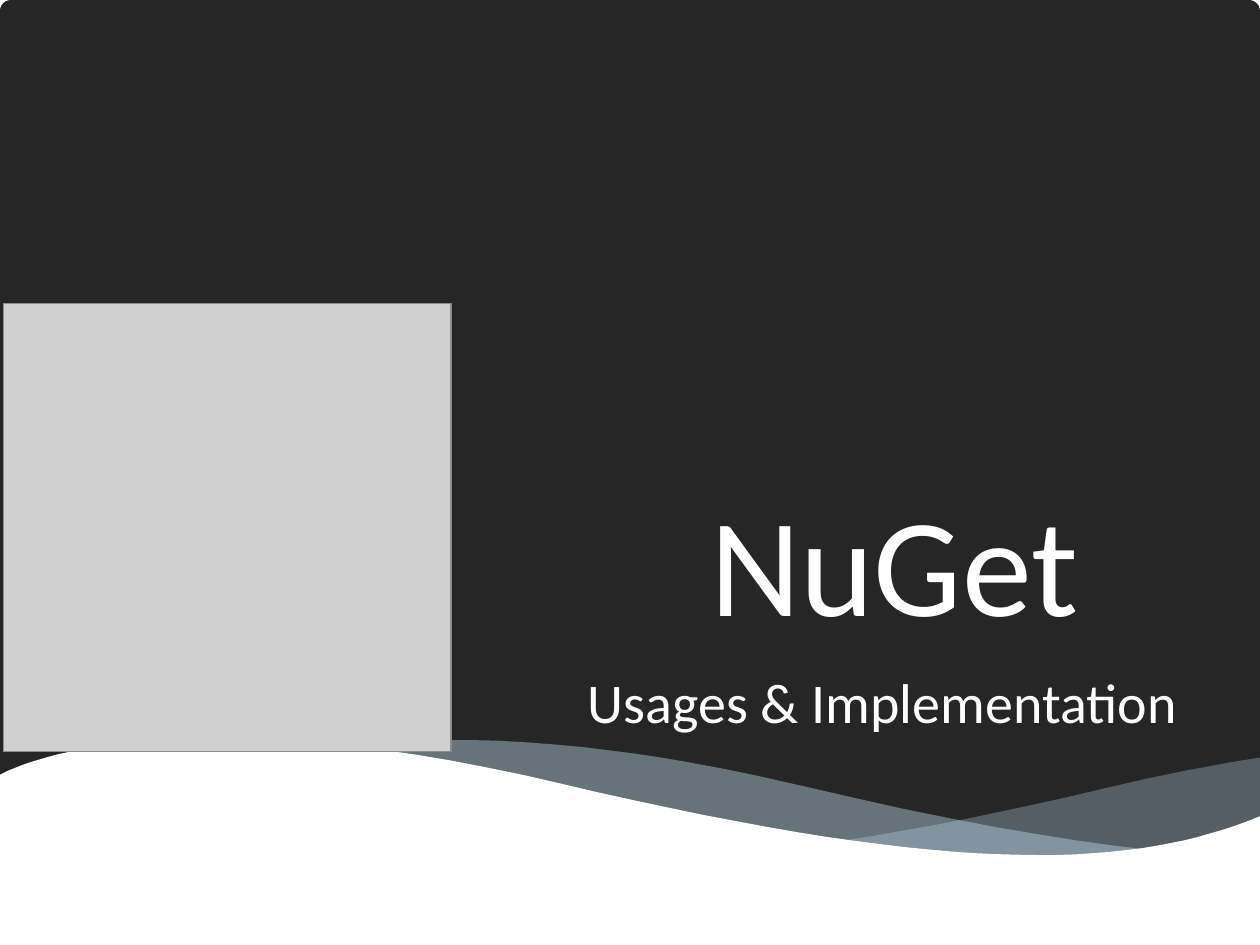
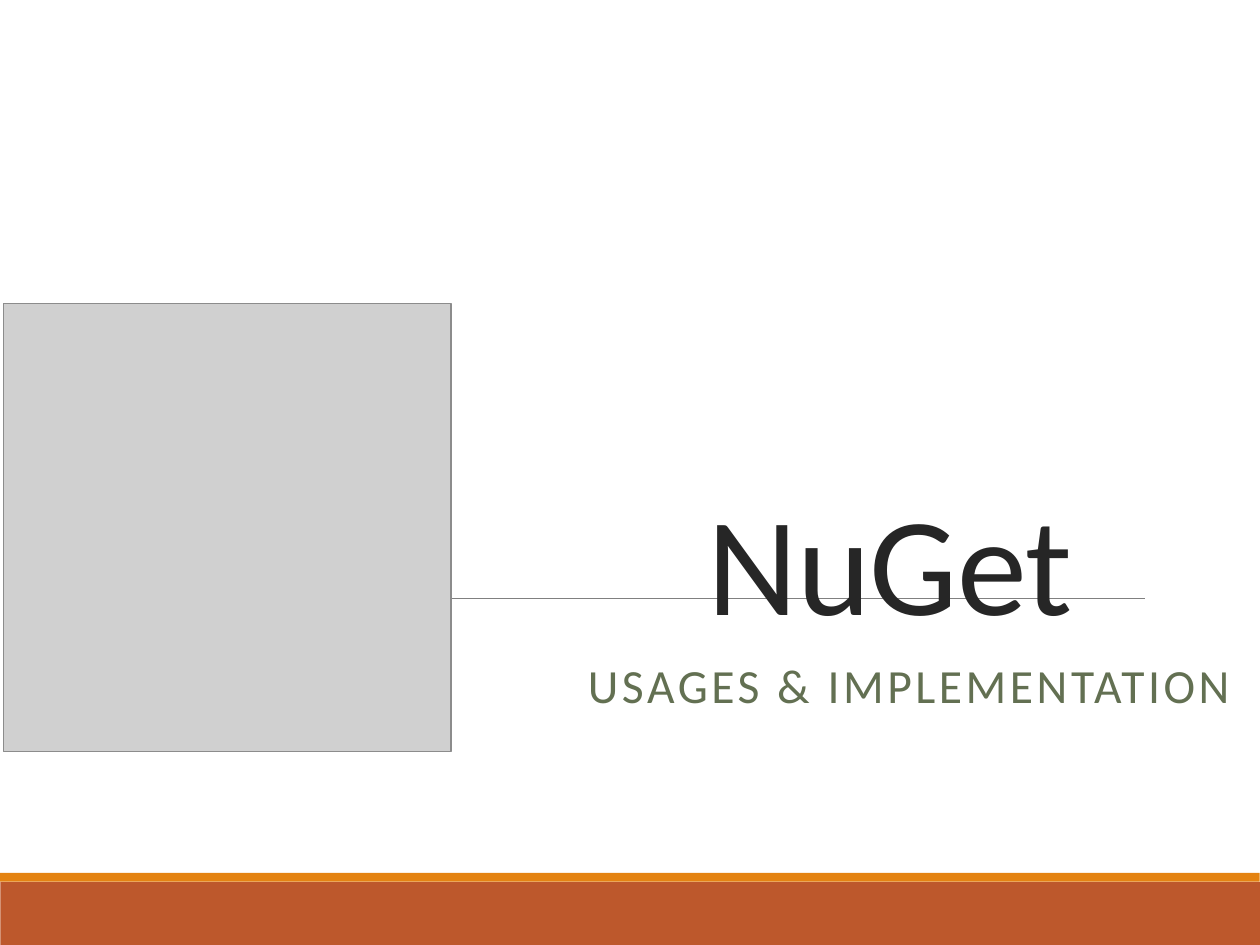
Before and after one commit to jsjodha/DevOpsFullDayTraining, a slide deck: slide 1 of PPTS/3. Package management with Nuget.pptx. Drawn at 1260x945 pixels with LibreOffice and Linux fonts; fonts in the diff are those of the drawing; grey boxes stand for pictures. Boxes give left, top, right and bottom in pixels: in the first picture for what was removed or moved away, otherwise in the second. Text is boxed around its words. In the diff, an @@ line names an element or a change of style, - is before the commit and + after.

```diff
--- a/PPTS/3. Package management with Nuget.pptx
+++ b/PPTS/3. Package management with Nuget.pptx
@@ rounded rectangle removed at [0, 0, 1260, 863] @@
@@ title "NuGet" at [708, 524, 1073, 616]: text colour #FFFFFF to #262626, letter spacing 0 to -0.5 pt; line spacing 1 to 0.85 @@
@@ line added from (125, 598) to (1145, 598), #808080 0.5 pt @@
@@ subtitle at [588, 672, 1230, 704]: text changed; size 32 to 27.2 pt; text colour #FFFFFF to #637052 @@
-Usages & Implementation
+USAGES & IMPLEMENTATION
@@ freeform shape removed at [0, 738, 1260, 922] @@
@@ freeform shape removed at [348, 740, 1149, 857] @@
@@ freeform shape removed at [844, 757, 1260, 856] @@
@@ rectangle added at [0, 882, 1260, 945], fill #BD582C @@
@@ rectangle added at [0, 873, 1260, 882], fill #E48312 @@
```
Also in this commit, not shown: 39 other slides changed.
